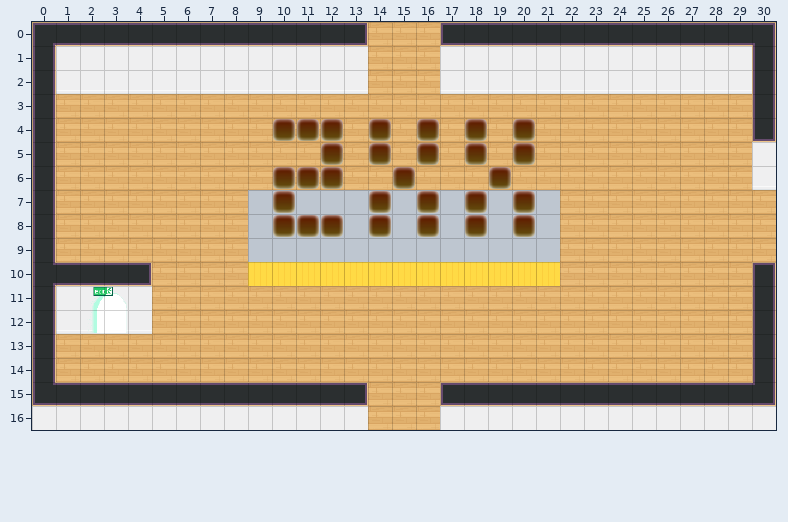
Two states of a Tiled map (JSON), dist/map/2XX.json. Above, as it was before the edit.
Cells are 32x32 px. Shown: x 0..30, y 0..16.
After the commit:
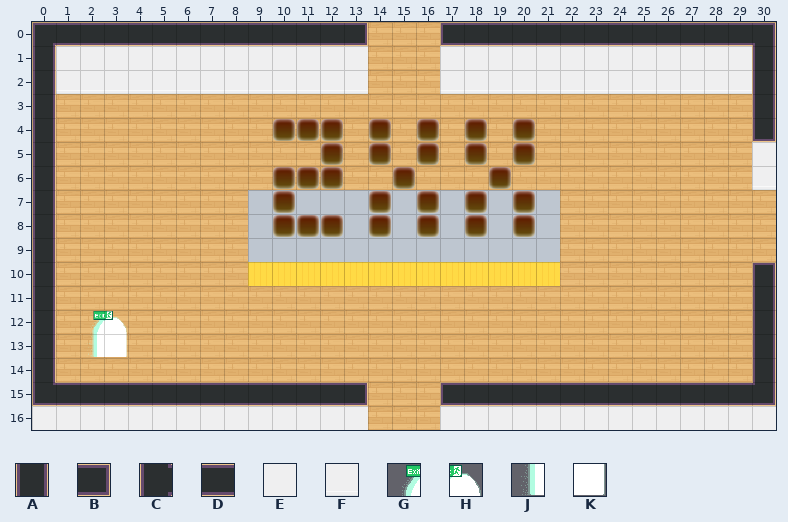
Key: from "tileset5_export": A 44, B 47, C 51, D 56, E 62, F 72; from "worldExit": G 0, H 1, J 2, K 3.
_ is an empty cell.
From old to new:
Layer "walltest":
y 10: x 1..4 DDDB -> ____
y 11: x 1..4 EEEE -> ____
y 12: x 1..4 FFFF -> ____
Layer "door-west":
y 10: x 0 C -> A
Layer "LOBBYx":
y 11: x 2..3 GH -> __
y 12: x 2..3 JK -> GH
y 13: x 2..3 __ -> JK
Boxes around the changes in both pictures, in picture pixels (x1, y1, x2, y2):
changed: (53, 262, 152, 357)
